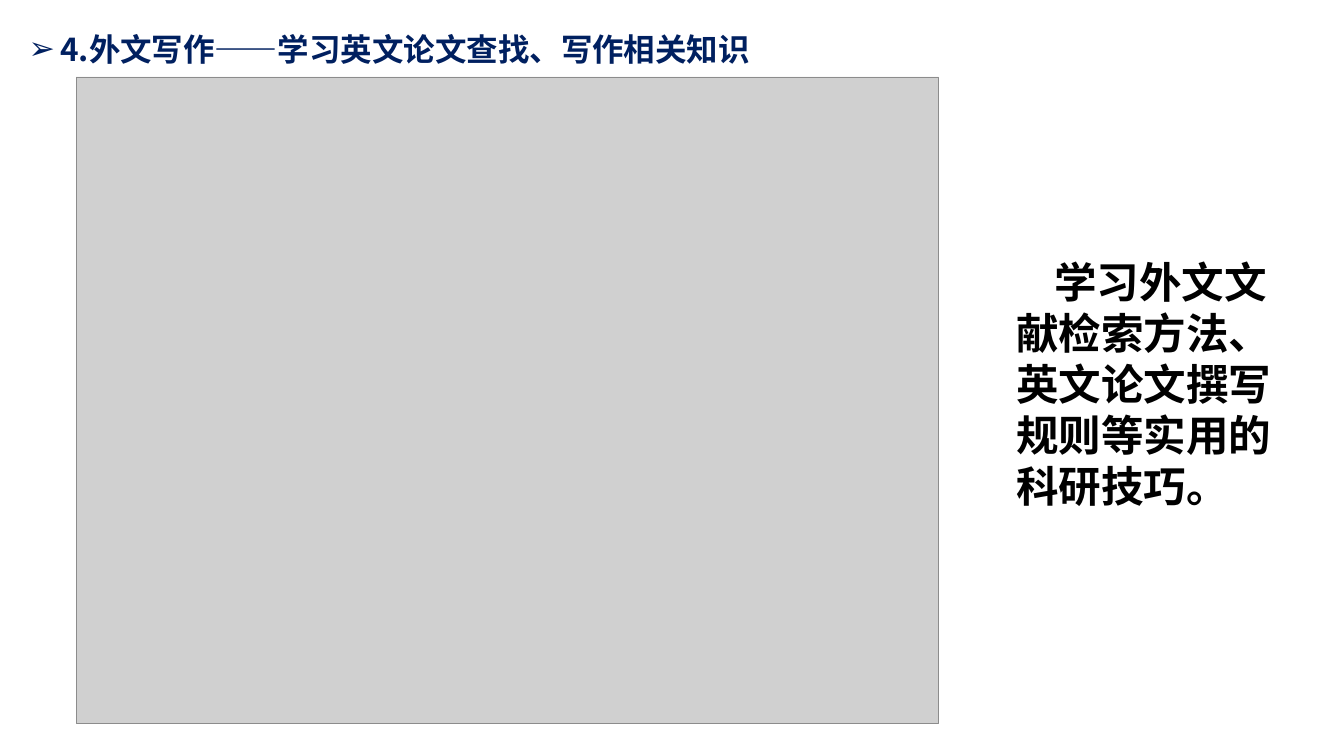
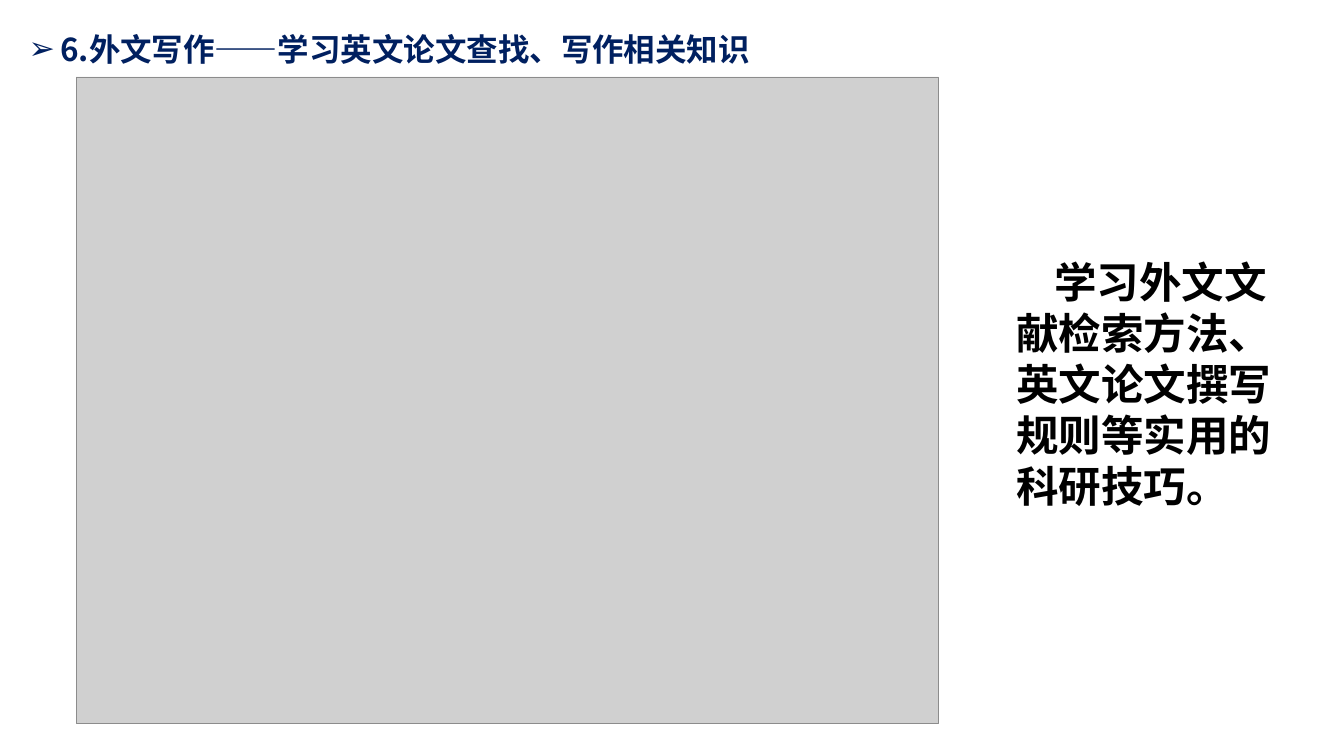
Before and after one commit to Humble-Engineer/Reports, a slide deck: slide 9 of 2024年/周报20240524.pptx (slide 7 before the commit). Drawn at 1344x756 pixels with LibreOffice and Linux fonts; fonts in the diff are those of the drawing; grey boxes stand for pictures. Boxes give left, top, right and bottom in pixels: in the first picture for what was removed or moved away, otherwise in the second. Text is boxed around its words. In the diff, an @@ line names an element or a change of style, - is before the commit and + after.

```diff
--- a/2024年/周报20240524.pptx
+++ b/2024年/周报20240524.pptx
@@ text at (60,34,750,64): text changed @@
-➢ 4.外文写作——学习英文论文查找、写作相关知识
+➢ 6.外文写作——学习英文论文查找、写作相关知识
```
Also in this commit, not shown: 6 other slides changed, 2 slides added.
